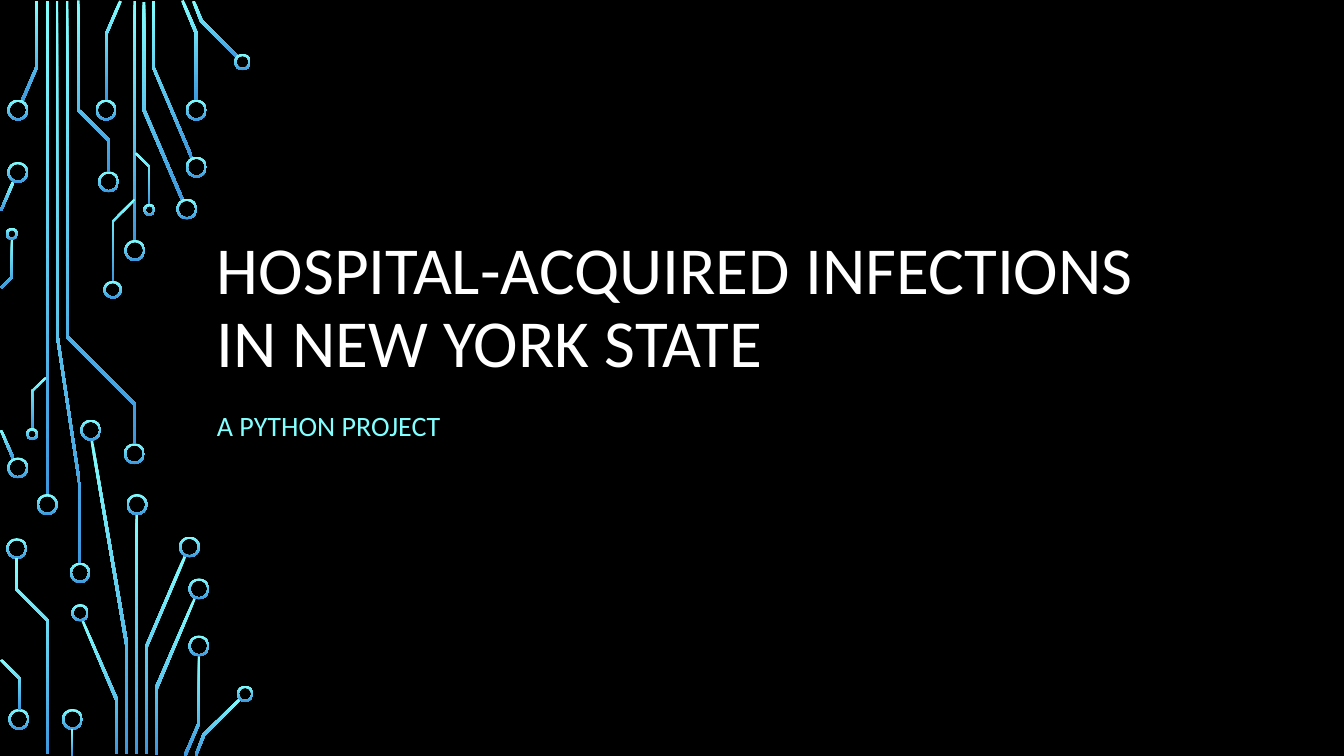
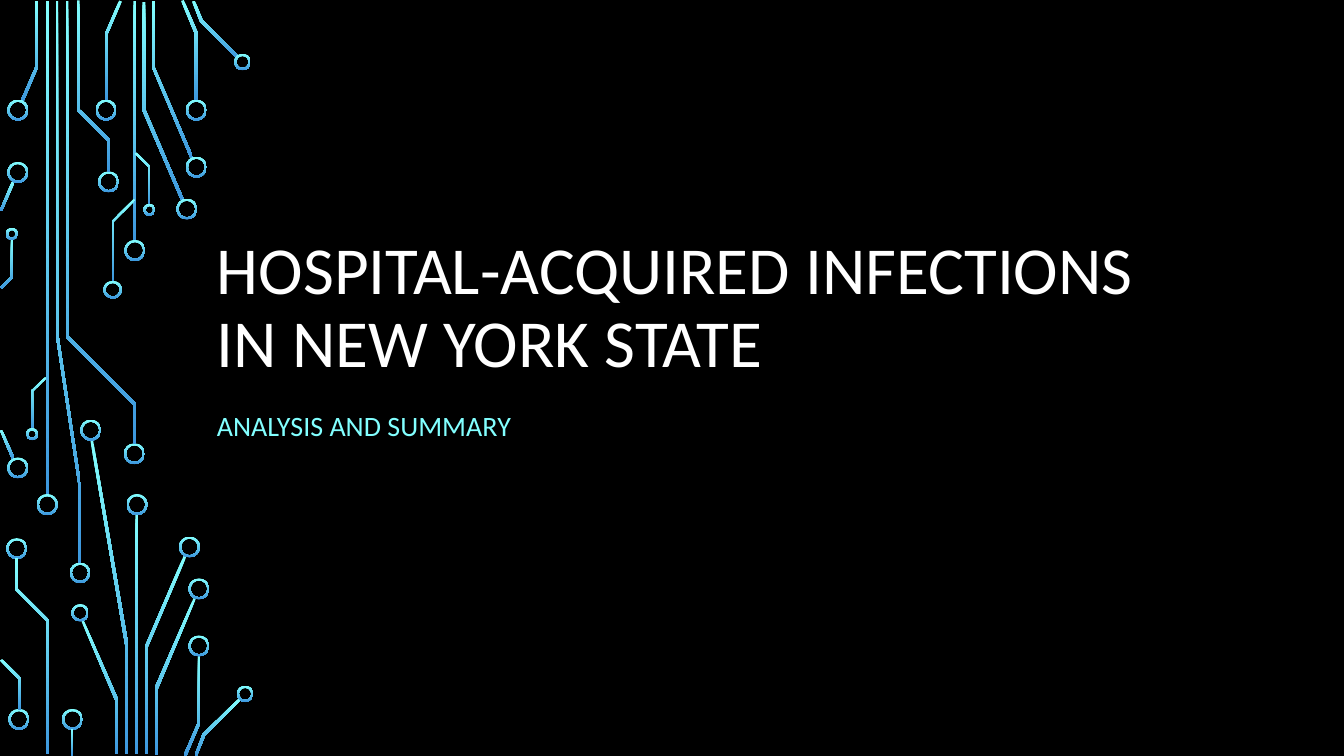
Before and after one commit to bethperry/HAI_Analysis, a slide deck: slide 1 of Hospital Acquired Infections in NY - Analysis and Summary.pptx. Drawn at 1344x756 pixels with LibreOffice and Linux fonts; fonts in the diff are those of the drawing; background and template pictures are left out. Boxes give left, top, right and bottom in pixels: in the first picture for what was removed or moved away, otherwise in the second. Text is boxed around its words. In the diff, an @@ line names an element or a change of style, - is before the commit and + after.

```diff
--- a/Hospital Acquired Infections in NY - Analysis and Summary.pptx
+++ b/Hospital Acquired Infections in NY - Analysis and Summary.pptx
@@ subtitle at [217,418,511,437]: text changed @@
-A PYTHON PROJECT
+ANALYSIS AND SUMMARY
```
Also in this commit, not shown: 11 other slides changed, 2 slides added, 4 slides removed.
